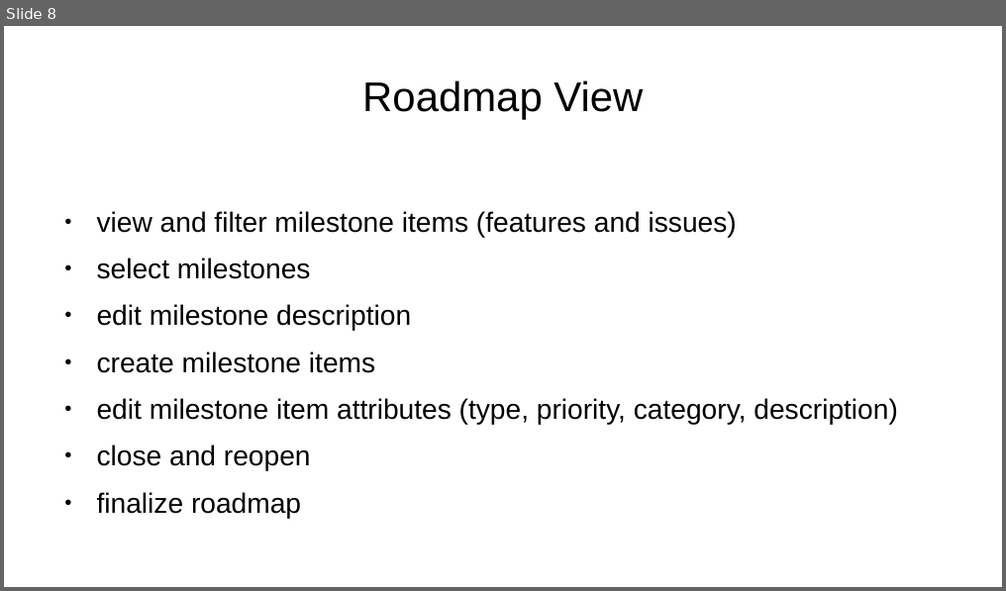
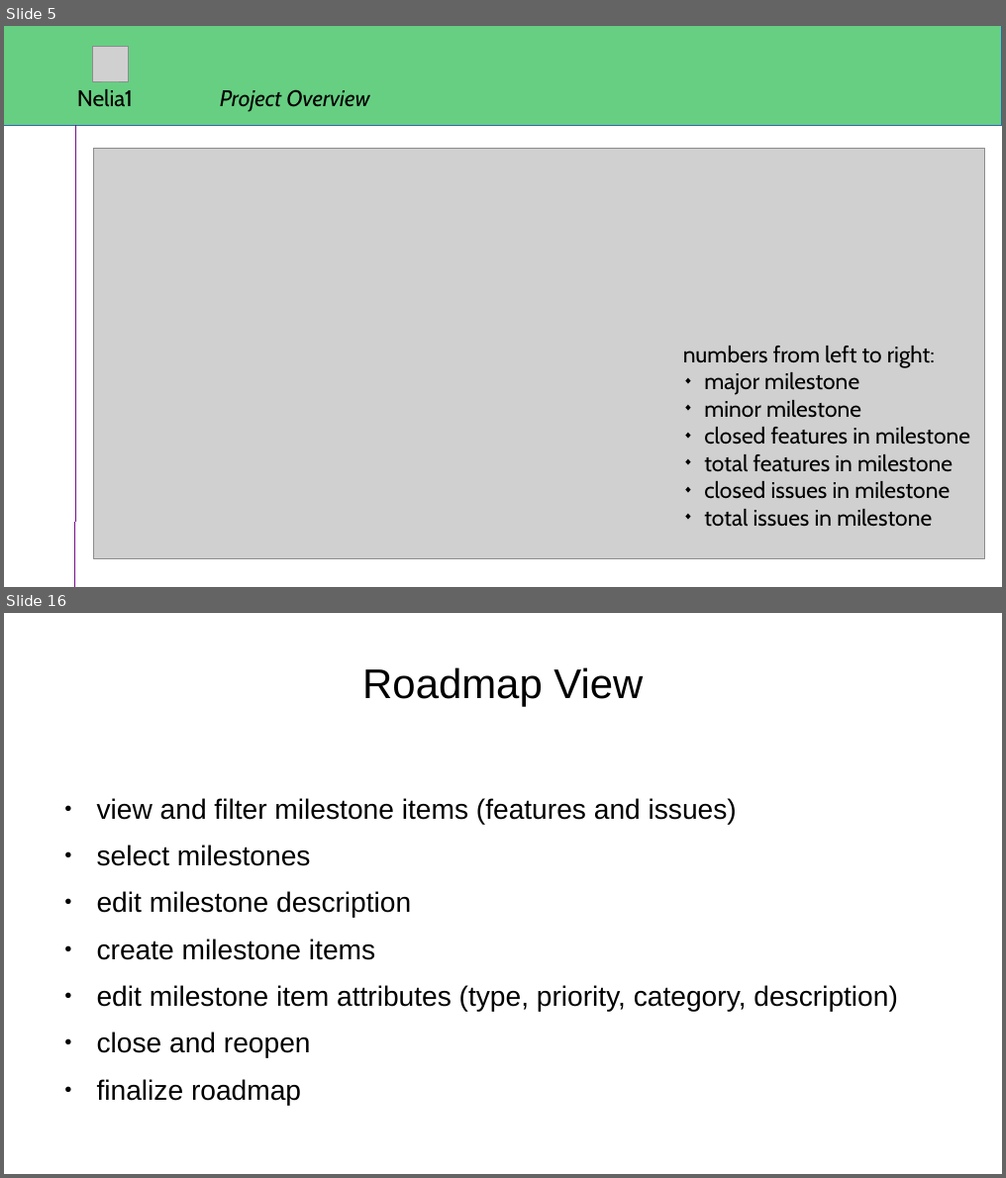
Before and after one commit to skriticos/nelia1, a slide deck: video/nelia1-presentation.odp. Shown one above the other, each under a label of ours: slide 8 before the commit, slides 5 and 16 after it; the slides between them are not shown. The pictures are 1006x591 and 1006x1178 pixels, drawn with LibreOffice and Linux fonts; fonts in the diff are those of the drawing; grey boxes stand for pictures. Boxes give left, top, right and bottom in pixels: in the first picture for what was removed or moved away, otherwise in the second. Text is boxed around its words. In the diff, an @@ line names an element or a change of style, - is before the commit and + after.

```diff
--- a/video/nelia1-presentation.odp
+++ b/video/nelia1-presentation.odp
@@ slide 5 added at <box>4,26,1002,587</box>, background #FFFFFF @@
@@ rectangle added at <box>4,26,1002,126</box>, fill #67CF82, outline #3465AF 0 pt @@
@@ picture added at <box>93,46,128,81</box> @@
@@ text added at <box>77,89,133,107</box>, 18 pt, text #000000 @@
+Nelia1
@@ text added at <box>220,89,369,112</box>, 18 pt, text #000000, italic @@
+Project Overview
@@ line added from (75, 587) to (75, 126), #74108C 0 pt @@
@@ picture added at <box>94,148,985,560</box> @@
@@ text added at <box>683,346,970,527</box>, 18 pt, text #000000 @@
+numbers from left to right:
+◆ major milestone
+◆ minor milestone
+◆ closed features in milestone
+◆ total features in milestone
+◆ closed issues in milestone
+◆ total issues in milestone
@@ what was slide 8 is now slide 16 @@
```
Also in this commit, not shown: 3 slides changed, 12 other slides added, 5 slides removed.
